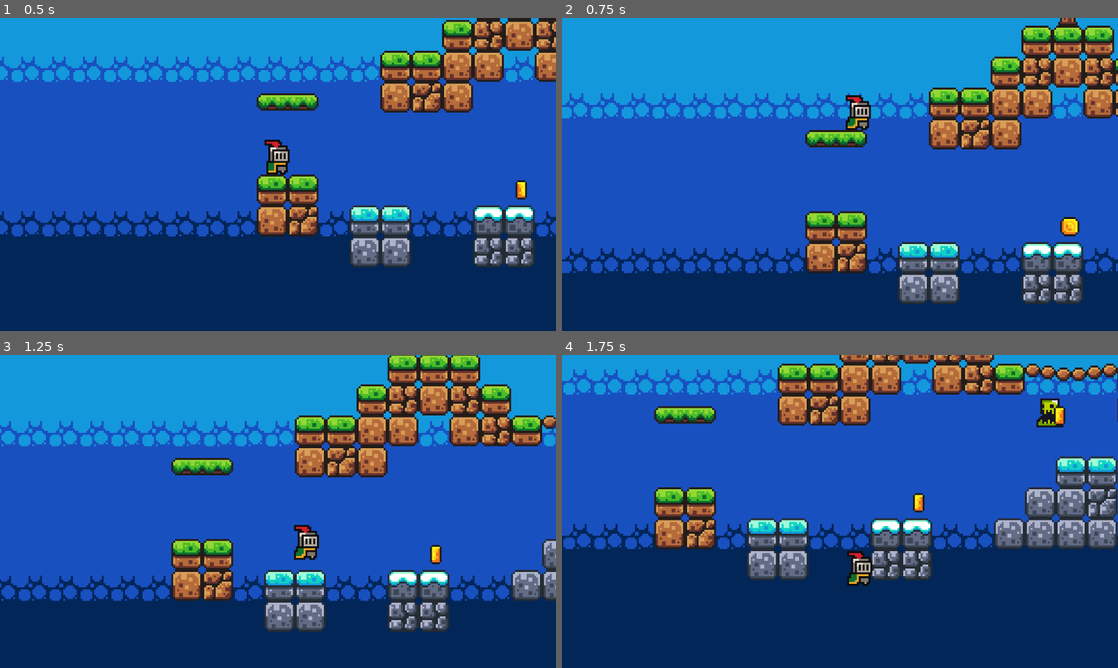
Above: before the commit, frames 1-4 (two rows, left to right).
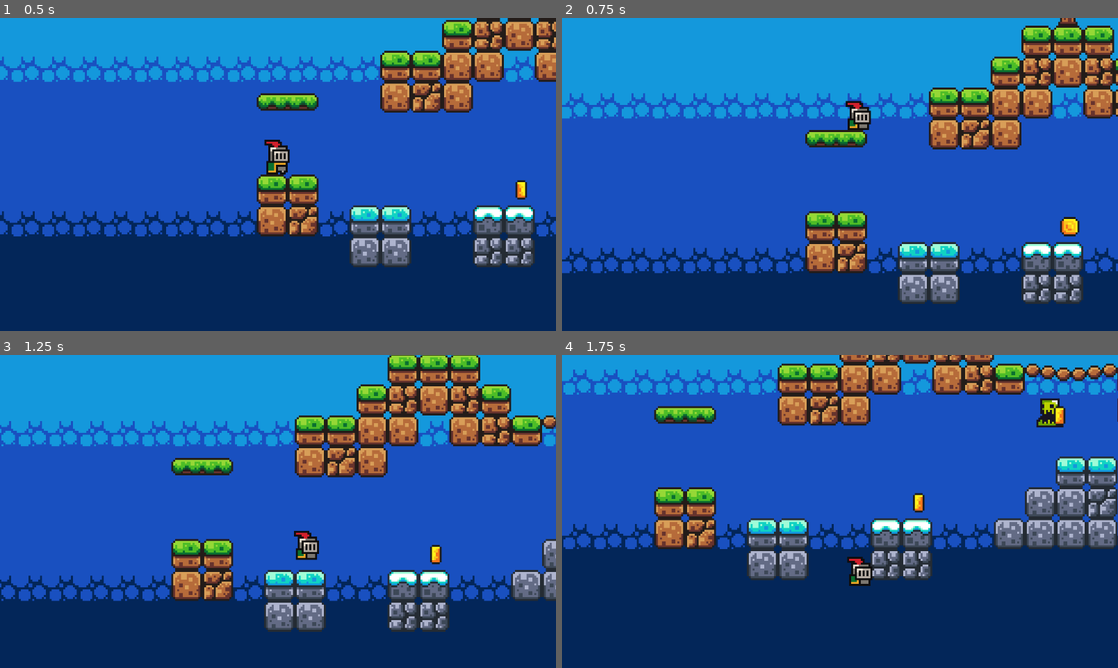
Above: after the commit, the same moments.

Repository: DaBlower/STEMGC
Game: Godot game, scene res://scenes/game.tscn
Same seed, same stepped clock (60 frames per second), same inputs: the game is played once before the commit and once after it.
Inputs:
- Up to frame 1 (0.5 s): no input
- Up to frame 2 (0.75 s): tap Enter (ui_accept) at 0.5 s; hold Right (move_right) from 0.53 s (still down); hold Space (jump) from 0.53 s (still down)
- Up to frame 3 (1.25 s): keep holding Right (move_right); keep holding Space (jump)
- Up to frame 4 (1.75 s): keep holding Right (move_right); release Space (jump) at 1.28 s; tap Space (jump) at 1.35, 1.52 s

Frame 1 is identical in both runs. In frame 2, 0.3% of the frame differs, in the area x 51-56%, y 24-36%; in frame 3, 0.3%; in frame 4, 0.3%.

Commit message:
better animation handling
Current Issues
- Player stays in jump animation even when on floor

Diff:
--- a/scenes/player.tscn
+++ b/scenes/player.tscn
@@ -18,6 +18,10 @@
 [sub_resource type="AtlasTexture" id="AtlasTexture_qlg0r"]
 atlas = ExtResource("1_3vyb7")
 region = Rect2(96, 0, 32, 32)
+
+[sub_resource type="AtlasTexture" id="AtlasTexture_a38lo"]
+atlas = ExtResource("1_3vyb7")
+region = Rect2(64, 160, 32, 32)
 
 [sub_resource type="AtlasTexture" id="AtlasTexture_tuyoq"]
 atlas = ExtResource("1_3vyb7")
@@ -104,6 +108,14 @@
 }, {
 "frames": [{
 "duration": 1.0,
+"texture": SubResource("AtlasTexture_a38lo")
+}],
+"loop": true,
+"name": &"jump",
+"speed": 5.0
+}, {
+"frames": [{
+"duration": 1.0,
 "texture": SubResource("AtlasTexture_tuyoq")
 }, {
 "duration": 1.0,
@@ -167,7 +179,7 @@
 [node name="AnimatedSprite2D" type="AnimatedSprite2D" parent="."]
 position = Vector2(0, -12)
 sprite_frames = SubResource("SpriteFrames_a38lo")
-animation = &"idle"
+animation = &"jump"
 autoplay = "idle"
 
 [node name="CollisionShape2D" type="CollisionShape2D" parent="."]
--- a/scripts/player.gd
+++ b/scripts/player.gd
@@ -17,17 +17,25 @@
 
 	# Get the input direction and handle the movement/deceleration.
 	var direction := Input.get_axis("move_left", "move_right")
-	if direction > 0: # going right
+	if direction > 0: # going right because direction can be -1, 0 or 1
 		animatedsprite.flip_h = false # face right
 	elif direction < 0: # going left
 		animatedsprite.flip_h = true # face left
 	# this is an elif, because if no buttons are pressed, the character just stays facing in the current direction
+
+	if is_on_floor():
+		if direction == 0:
+			animatedsprite.play("idle")
+		else:
+			animatedsprite.play("run")
+	else:
+		animatedsprite.play("jump")
+
+
 	# Applies the movement
 	if direction:
 		velocity.x = direction * SPEED
-		animatedsprite.play("running")
 	else:
 		velocity.x = move_toward(velocity.x, 0, SPEED)
-		animatedsprite.play("idle")
 
 	move_and_slide()
Not shown: 1 places in scenes/player.tscn that only renumber resources
